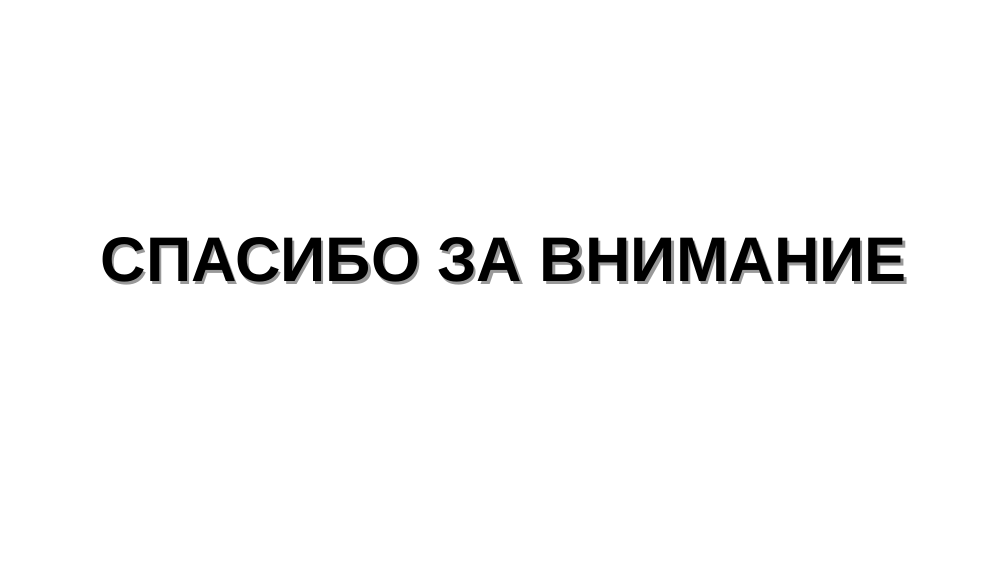
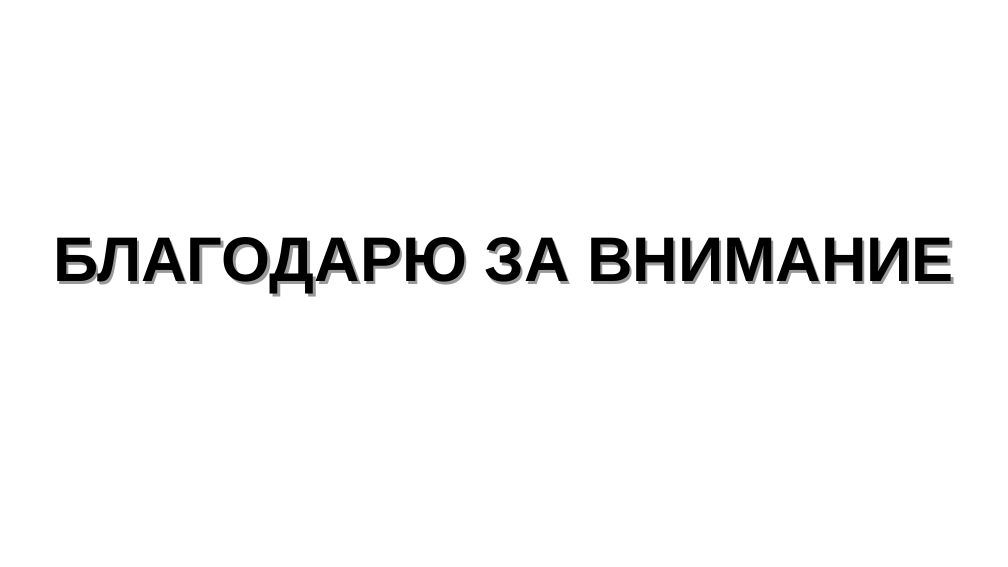
Before and after one commit to AusaSwart/Diploma_documentation, a slide deck: slide 12 of Disk/Презентация.pps (slide 11 before the commit). Drawn at 1008x567 pixels with LibreOffice and Linux fonts; fonts in the diff are those of the drawing. Boxes give left, top, right and bottom in pixels: in the first picture for what was removed or moved away, otherwise in the second. Text is boxed around its words. In the diff, an @@ line names an element or a change of style, - is before the commit and + after.

```diff
--- a/Disk/Презентация.pps
+++ b/Disk/Презентация.pps
@@ title at (54,237,954,293): text changed @@
-СПАСИБО ЗА ВНИМАНИЕ
+БЛАГОДАРЮ ЗА ВНИМАНИЕ
```
Also in this commit, not shown: 3 other slides changed, 3 slides added, 2 slides removed, 14 other files.
